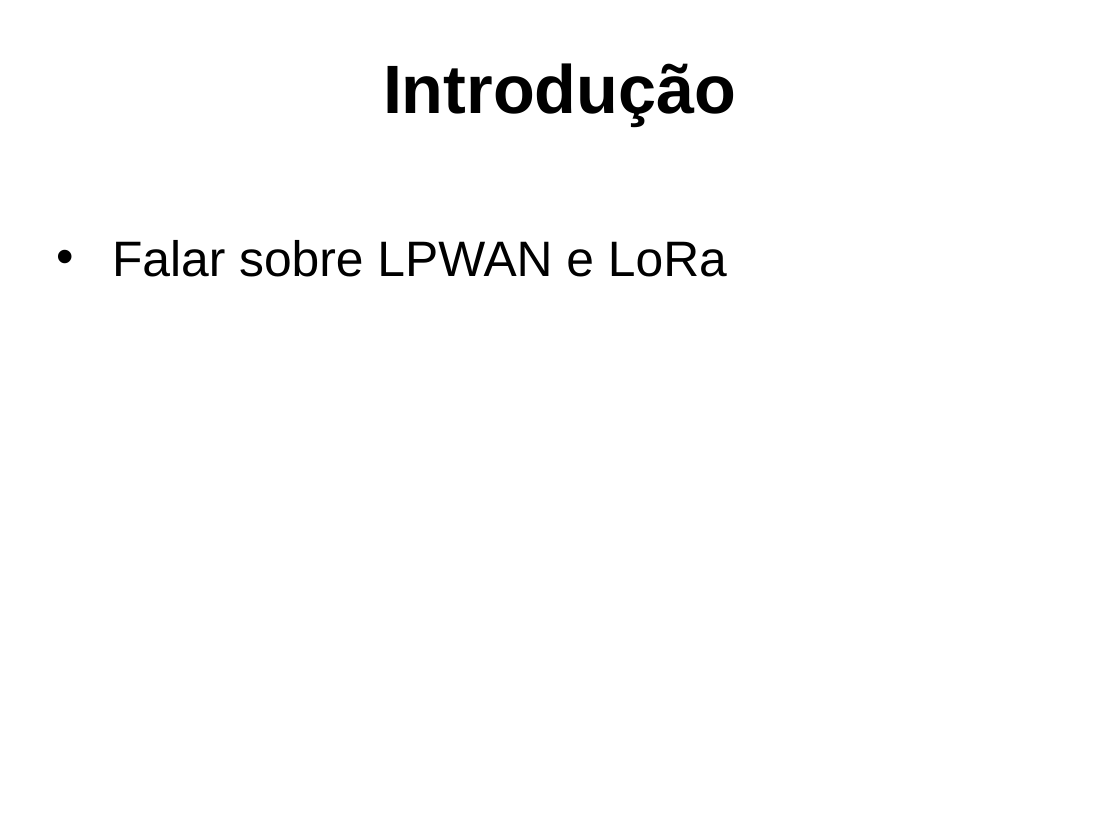
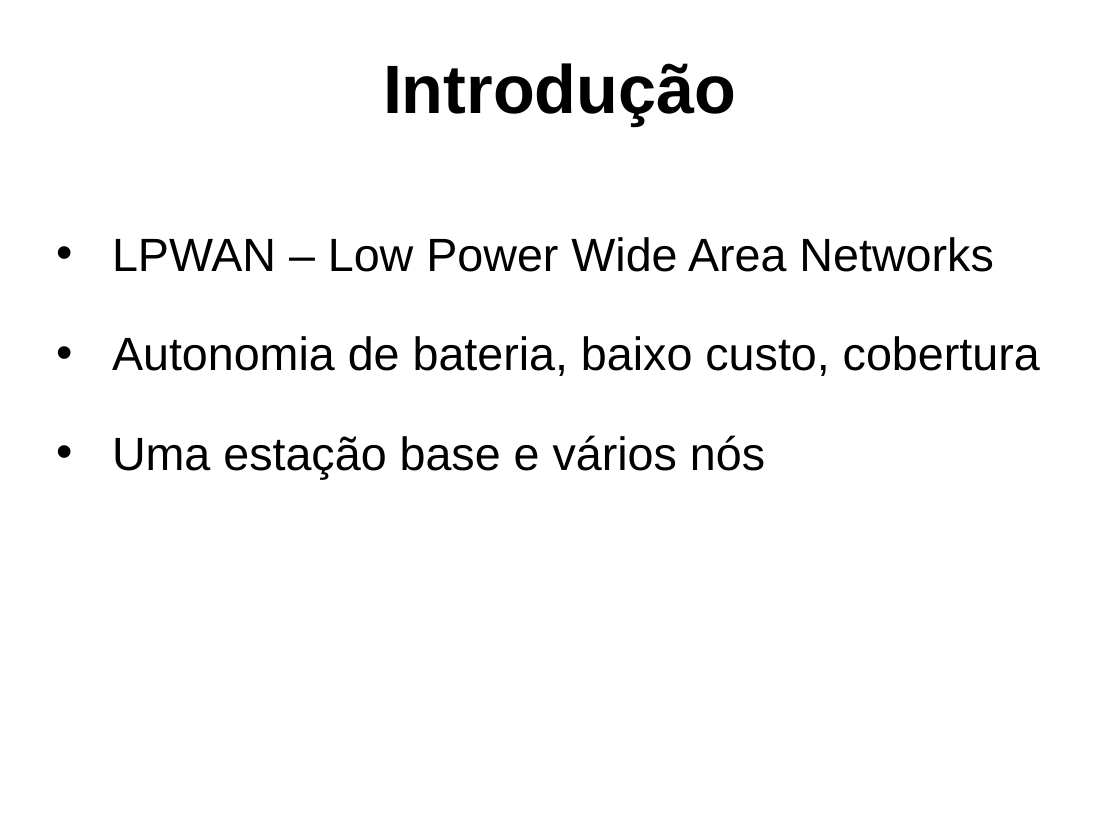
Before and after one commit to DaviWT/Com_Dig, a slide deck: slide 2 of Artigo/Apresentação.pptx. Drawn at 1120x840 pixels with LibreOffice and Linux fonts; fonts in the diff are those of the drawing; background and template pictures are left out. Boxes give left, top, right and bottom in pixels: in the first picture for what was removed or moved away, otherwise in the second. Text is boxed around its words. In the diff, an @@ line names an element or a change of style, - is before the commit and + after.

Commit message:
Artigo | slides sobre objetivo e metodologia feitos

```diff
--- a/Artigo/Apresentação.pptx
+++ b/Artigo/Apresentação.pptx
@@ text at <box>112,237,1040,479</box>: text changed; size 32 to 30 pt @@
-• Falar sobre LPWAN e LoRa
+• LPWAN – Low Power Wide Area Networks
+• Autonomia de bateria, baixo custo, cobertura
+• Uma estação base e vários nós
```
Also in this commit, not shown: 1 other slide changed, 1 slide added, 1 slide removed, 1 other file.
